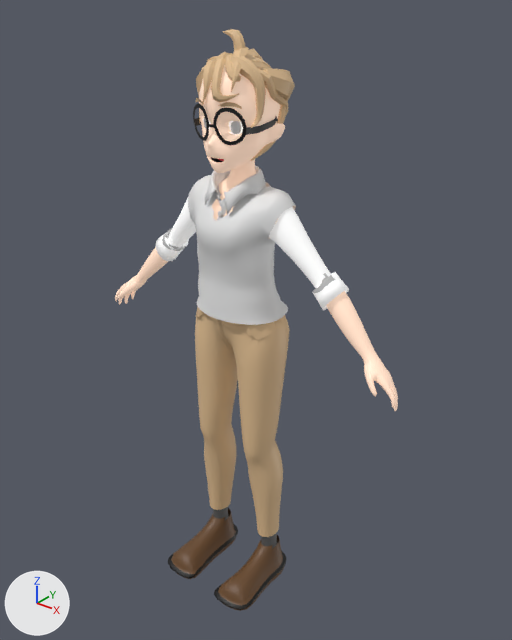
Before and after pictures for a commit that changed the FBX model film/1. EXPORT/tyson/fbx/Tyson Well(blendshapes).fbx.
Rendered twice from a 50 mm camera at (-0.243, -1.52, 1.931) aimed at (-1.487, 0.036, 0.967). Every picture has the same lights, and +X, +Y and +Z are marked at lower left. Where no turn or scale is listed for an object, it has been applied to the vertices.

The older version as bpy lines, for what is in view:
```python
mat_hair = principled_material('hair')
mat_hair.texture = img_tyson_well_blendshapes__fbm  # with its transparency
mat_uppersweater = principled_material('upperSweater')
mat_uppersweater.base_color = (0.8, 0.8, 0.8)  # white #e7e7e7
me_mesh_006 = bpy.data.meshes.new('Mesh.006')
me_mesh_006.from_pydata(...)  # 5074 vertices, 5072 faces; spans x -0.56..0.56, y -0.16..0.17, z 0.0..1.73
me_mesh_006.materials.append(mat_base)
me_mesh_016 = bpy.data.meshes.new('Mesh.016')
me_mesh_016.from_pydata(...)  # 1552 vertices, 1296 faces; spans x -3.03..6.51, y -3.81..4.17, z -10.51..-3.12
me_mesh_016.materials.append(mat_hair)  # picture img_tyson_well_blendshapes__fbm
me_mesh_017 = bpy.data.meshes.new('Mesh.017')
me_mesh_017.from_pydata(...)  # 16 vertices, 6 faces; spans x -0.14..0.021, y -0.025..0.005, z -0.002..0.016
me_mesh_017.materials.append(mat_hair)  # picture img_tyson_well_blendshapes__fbm
me_mesh_020 = bpy.data.meshes.new('Mesh.020')
me_mesh_020.from_pydata(...)  # 831 vertices, 767 faces; spans x -0.18..0.18, y -0.065..0.184, z 0.999..1.399
me_mesh_020.materials.append(mat_uppersweater)  # white #e7e7e7
ob_body_002 = bpy.data.objects.new('body.002', me_mesh_006)
ob_body_002.location = (-1.53, -0.045, 0.0)
ob_eyebrow_002 = bpy.data.objects.new('eyebrow.002', me_mesh_017)
ob_eyebrow_002.location = (-1.47, -0.076, 1.623)
ob_nurbspath_002 = bpy.data.objects.new('NurbsPath.002', me_mesh_016)
ob_nurbspath_002.location = (-1.53, -0.217, 1.701)
ob_nurbspath_002.rotation_euler = (-1.571, -1.571, 0.0)  # degrees (-90, -90, 0)
ob_nurbspath_002.scale = (-0.0345, -0.0345, -0.0345)
ob_sweater_002 = bpy.data.objects.new('sweater.002', me_mesh_020)
ob_sweater_002.location = (-1.53, -0.045, 0.0)
# also in view: 'sleeve.002' at (-1.53, -0.003, 1.336); 'glasses.002' at (-1.53, -0.021, 1.576); 'collar.002' at (-1.53, -0.002, 1.369); 'shoes.002' at (-1.53, -0.067, 0.059); 'jeans.002' at (-1.53, 0.01, 0.598)
```
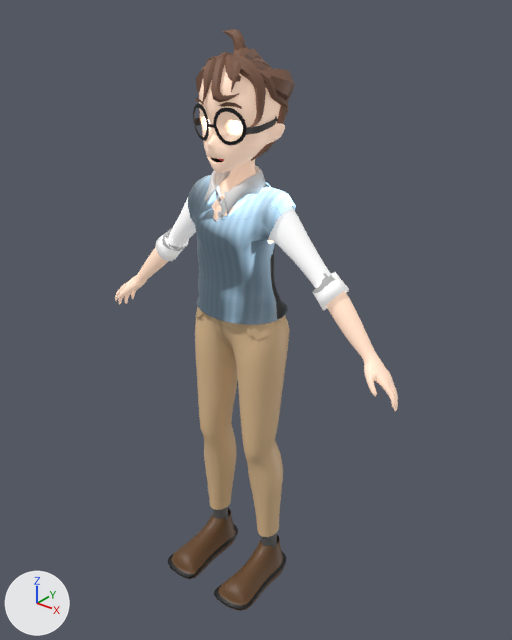
Changed parts and their boxes [x1, y1, x2, y2] in the pictures (512 x 640 px):
'sweater.002', surface changed (grey to blue): [188, 175, 296, 325] in both
'NurbsPath.002', surface changed (beige to brown): [196, 29, 295, 161] in both
'eyebrow.002', surface changed: [196, 98, 242, 109] in both

The change, as a list of edits to the scene's bpy script:
```text
Add img_sweater2_png:
    img_sweater2_png = load_image('sweater2.png', '_unpacked/sweater2.png', 1024, 1024, 'sRGB')
Add img_hair_png:
    img_hair_png = load_image('hair.png', '_unpacked/hair.png', 512, 512, 'sRGB')
Change mat_uppersweater:
    where n0 = _N.new('ShaderNodeBsdfPrincipled'); n0.name = 'Principled BSDF'
    add n0.inputs[28].default_value = 3.4  # 'Emission Strength'
    add n2 = _N.new('ShaderNodeTexImage'); n2.name = 'Image Texture'
    add n2.image = img_sweater2_png
    add n3 = _N.new('ShaderNodeTexImage'); n3.name = 'Image Texture.001'
    add n3.image = img_sweater2_png
    add _L.new(n2.outputs[0], n0.inputs[0])  # 'Color' to 'Base Color'
    add _L.new(n2.outputs[1], n0.inputs[4])  # 'Alpha' to 'Alpha'
    add _L.new(n3.outputs[0], n0.inputs[27])  # 'Color' to 'Emission Color'
Change mat_hair:
    mat_hair.texture: img_tyson_well_blendshapes__fbm -> img_hair_png  # with its transparency
```
